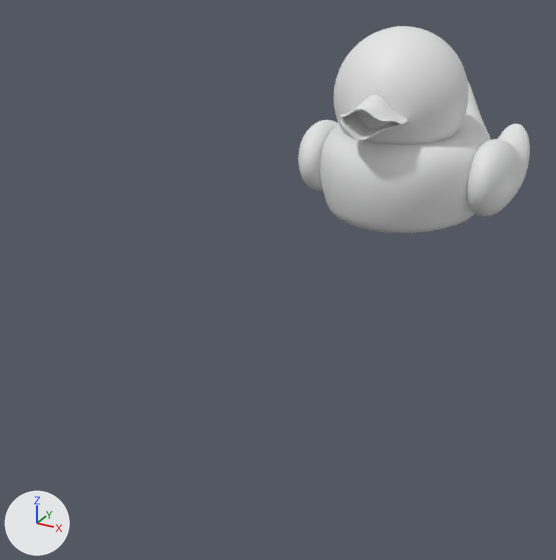
The Blender file Pato.blend: old version first, new version second.
Both versions are drawn from a camera (50 mm lens) standing at (1.72, -11.47, 1.6) and looking at (-2.74, -3.35, -2.46). The lights are fixed; the arrows at lower left show +X, +Y and +Z.

Script lines for the objects in view, before the commit:
```python
me_plane = bpy.data.meshes.new('Plane')
me_plane.from_pydata(...)  # 514 vertices, 490 faces; spans x -0.85..0.85, y -0.89..0.19, z -0.37..0.0
me_plane.polygons.foreach_set('use_smooth', [True] * 490)
me_plane_002 = bpy.data.meshes.new('Plane.002')
me_plane_002.from_pydata(...)  # 426 vertices, 406 faces; spans x -0.84..0.84, y -0.86..0.17, z -0.05..0.59
me_plane_002.polygons.foreach_set('use_smooth', [True] * 406)
me_sphere_003 = bpy.data.meshes.new('Sphere.003')
me_sphere_003.from_pydata(...)  # 385 vertices, 385 faces; spans x -1.0..1.0, y -1.0..1.0, z -0.87..0.69
me_sphere_003.polygons.foreach_set('use_smooth', [True] * 385)
ob_cabeza = bpy.data.objects.new('Cabeza', me_sphere_003)
ob_cabeza.location = (-2.28, -0.42, -0.2)
ob_cabeza.rotation_euler = (0.0557, 0.00563, -0.00612)  # degrees (3.2, 0.3, -0.4)
_m = ob_cabeza.modifiers.new('Subdivision', 'SUBSURF')
_m.levels = 2
ob_pico_arriba = bpy.data.objects.new('Pico arriba', me_plane)
ob_pico_arriba.location = (-2.28, -1.38, -0.65)
ob_pico_arriba.rotation_euler = (0.0741, 0.0, 0.0)  # degrees (4.2, 0, 0)
ob_pico_arriba.scale = (0.545, 0.602, 0.545)
ob_pico_arriba_001 = bpy.data.objects.new('Pico arriba.001', me_plane_002)
ob_pico_arriba_001.location = (-2.28, -1.38, -0.65)
ob_pico_arriba_001.rotation_euler = (0.0741, 0.0, 0.0)  # degrees (4.2, 0, 0)
ob_pico_arriba_001.scale = (0.545, 0.602, 0.545)
# also in view: 'Cuerpo' at (-2.25, 0.34, -1.39); 'Ala' at (-2.25, 0.29, -1.64)
```
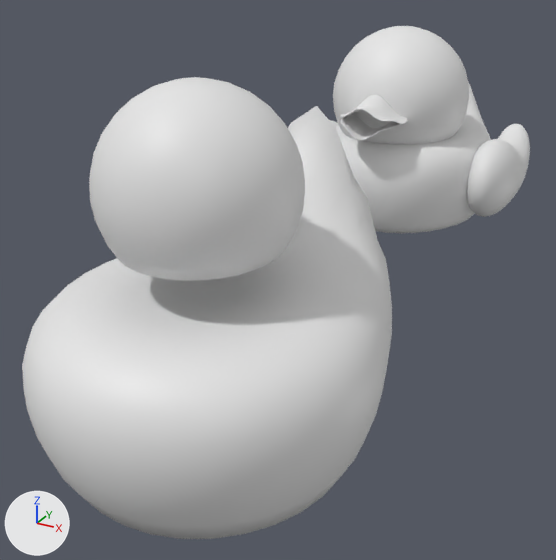
Commit message: Actualizacion pato

Edits to the bpy script that builds the scene:
```text
Add me_sphere_005:
    me_sphere_005.from_pydata(...)  # 385 vertices, 385 faces; spans x -1.0..1.0, y -1.0..1.94, z -0.9..0.8
    me_sphere_005.polygons.foreach_set('use_smooth', [True] * 385)
Add ob_cabeza_002:
    ob_cabeza_002 = bpy.data.objects.new('Cabeza.002', me_sphere_005)
    ob_cabeza_002.location = (-2.28, -5.74, -1.75)
    ob_cabeza_002.rotation_euler = (0.0557, 0.00563, -0.00612)  # degrees (3.2, 0.3, -0.4)
    ob_cabeza_002.scale = (1.82, 1.82, 1.82)
Add ob_cabeza_001:
    ob_cabeza_001 = bpy.data.objects.new('Cabeza.001', me_sphere_003.copy())  # the mesh of ob_cabeza
    ob_cabeza_001.location = (-2.28, -5.74, -0.2)
    ob_cabeza_001.rotation_euler = (0.0557, 0.00563, -0.00612)  # degrees (3.2, 0.3, -0.4)
```

Location of each change, [x1, y1, x2, y2] in pixels of the pictures (556 x 560 px):
'Cabeza.002', added: after [22, 106, 392, 539]
'Cabeza.001', added: after [89, 77, 305, 281]
